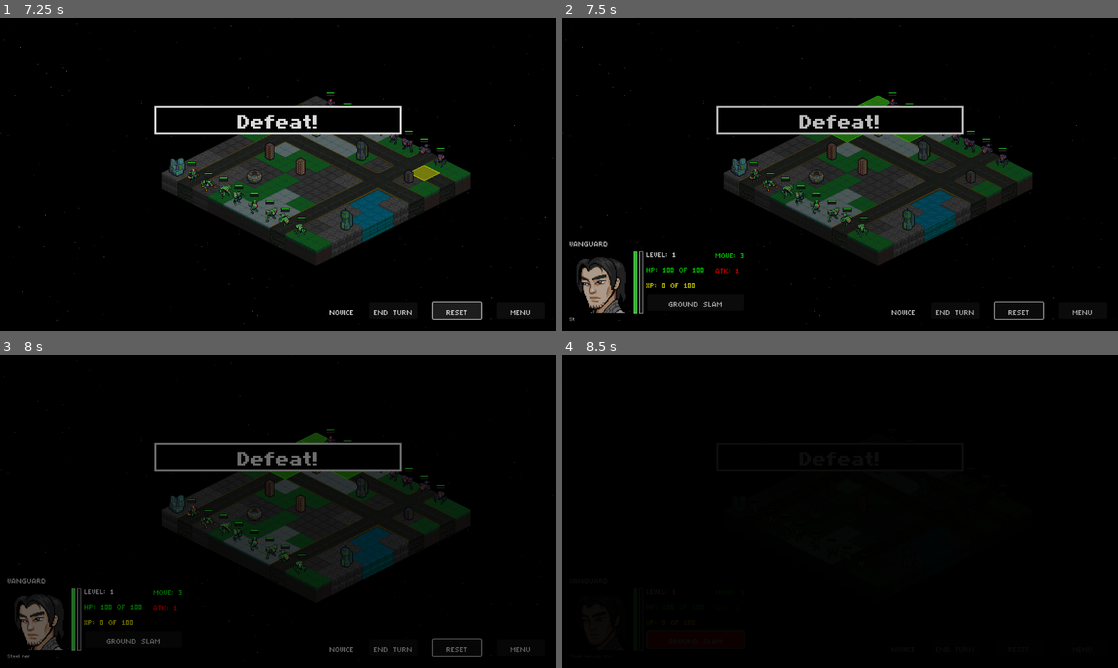
Above: before the commit, frames 1-4 (two rows, left to right).
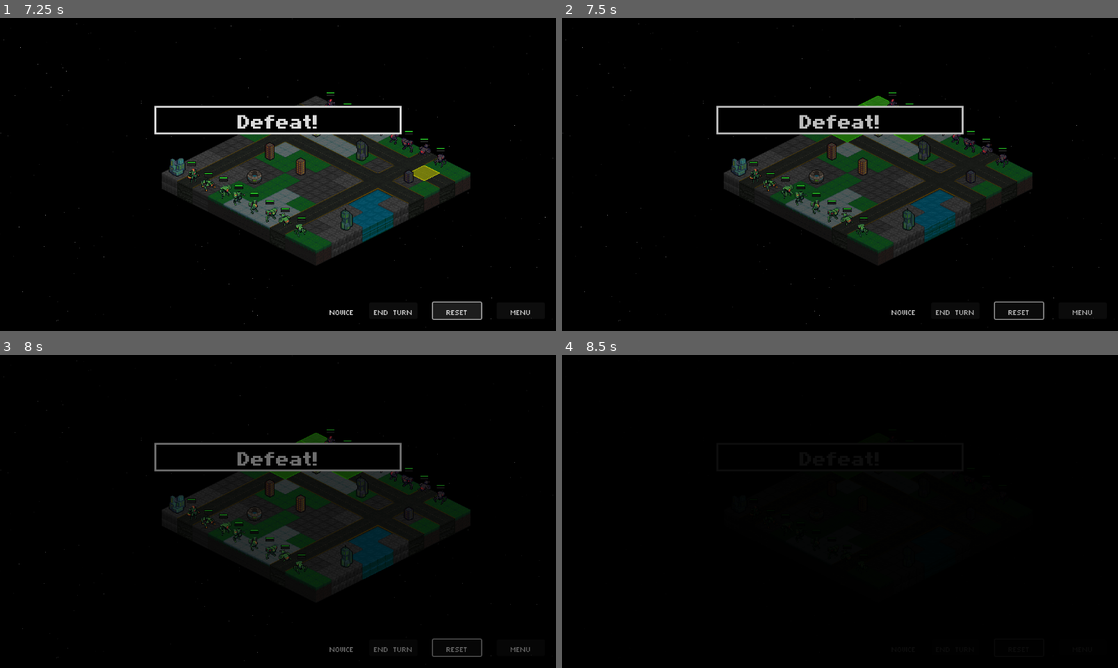
Above: after the commit, the same moments.

Repository: Tekknobot/Terrain
Game: Godot game, scene res://Scenes/TitleScreen.tscn
Two runs of this game, one before a commit and one after it. Both use one fixed random seed, a clock stepped at 60 frames per second and the inputs below.
Inputs (mouse positions are in pixels of both pictures, inside the frame that each line leads up to):
- Up to frame 1 (7.25 s): click "PLAY" at 0.5 s; click "END TURN" at 1.25 s; click "END TURN" at 2 s; click "END TURN" at 2.75 s; click "Menu" at 3.5 s; click "PLAY" at 4.25 s; tap Enter (ui_accept) at 5, 5.27 s; move the mouse to (400, 158) at 5.02 s; click (400, 158) at 5.17 s; drag from (166, 190) to (261, 224) at 5.77 s; click "RESET" at 6.5 s
- Up to frame 2 (7.5 s): move the mouse to (895, 105) at 7.27 s; click (895, 105) at 7.42 s
- Up to frame 3 (8 s): no input
- Up to frame 4 (8.5 s): click (695, 639) at 8 s, where only the run before the commit has a clickable "Ground Slam"

Frame 1 is identical in both runs. In frame 2, 1.8% of the frame differs, in the area x 1-33%, y 71-97%; in frame 3, 1.3%; in frame 4, less than 0.1%.
Error in both runs: Cannot call method 'get_current_scene' on a null value. (res://Scripts/Unit.gd:144)

Commit message:
Refactor selection mechanics.

Diff:
--- a/Scripts/TileMap.gd
+++ b/Scripts/TileMap.gd
@@ -547,9 +547,35 @@
 	camera.global_position = to_global(map_to_local(center_tile))
 	print("Camera centered at grid midpoint:", center_tile, "world:", camera.global_position)
 
-# ———————————————————————————————————————————————————————————————
-# INPUT HANDLING
-# ———————————————————————————————————————————————————————————————
+# Add these helper functions somewhere above _input(event):
+func _peek_show_range_for(unit: Node2D):
+	var old_selected = selected_unit
+	var old_showing_attack = showing_attack
+
+	# Show movement range when peeking
+	showing_attack = false
+	selected_unit = unit
+	_show_range_for_selected_unit()
+
+	# Restore previous state
+	selected_unit = old_selected
+	showing_attack = old_showing_attack
+
+
+func _peek_show_attack_range_for(unit: Node2D):
+	var old_selected = selected_unit
+	var old_showing_attack = showing_attack
+
+	# Show attack range when peeking
+	showing_attack = true
+	selected_unit = unit
+	_show_range_for_selected_unit()
+
+	# Restore previous state
+	selected_unit = old_selected
+	showing_attack = old_showing_attack
+
+
 func _input(event):
 	# ──────────────────────────────────────────────────────────────────────────
 	# Do NOT block clicks here—only block actions once a unit is already selected.
@@ -979,18 +1005,35 @@
 			# end if selected_unit
 
 			#
-			# 4) No move/attack happened, so now select whichever unit is under the mouse:
+			# 4) If we didn’t attack or move, check for “peek an enemy’s movement range”:
+			#
+			var click_unit = get_unit_at_tile(mouse_tile)
+			if click_unit and click_unit.is_player == false:
+				_clear_highlights()
+				_peek_show_range_for(click_unit)
+				return
+
+			#
+			# 5) Otherwise, select whichever unit is under the mouse (or clear if none):
 			#
 			_select_unit_at_mouse()
 
 		elif event.button_index == MOUSE_BUTTON_RIGHT:
+			# If we have a selected_unit, behave as before (show its attack range)
 			if selected_unit:
 				showing_attack = true
 				_clear_highlights()
 				_show_range_for_selected_unit()
-			# RMB does not block selection on the next frame.
-
-	# end if mouse click
+				return
+
+			# If no selected_unit, but right-clicked on an enemy, peek its attack range
+			var click_unit = get_unit_at_tile(mouse_tile)
+			if click_unit and click_unit.is_player == false:
+				_clear_highlights()
+				_peek_show_attack_range_for(click_unit)
+				return
+
+			# Otherwise, ignore (no change in selection)
 
 # ———————————————————————————————————————————————————————————————
 # AUTO-ATTACK RPCS
